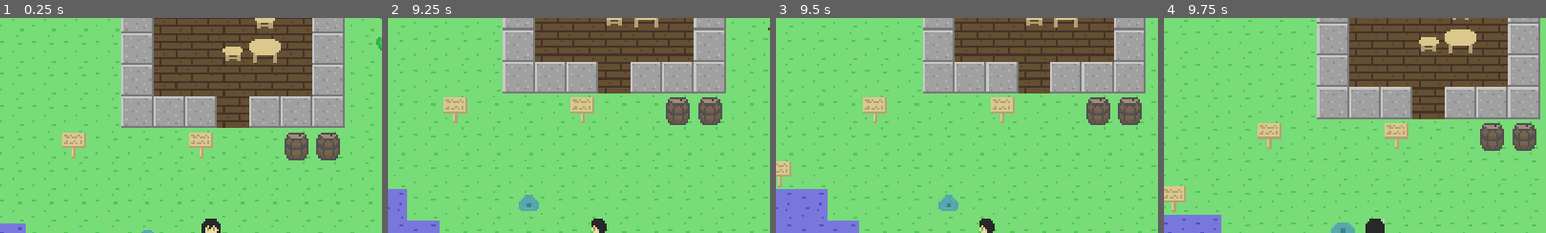
Above: before the commit, frames 1-4 (left to right).
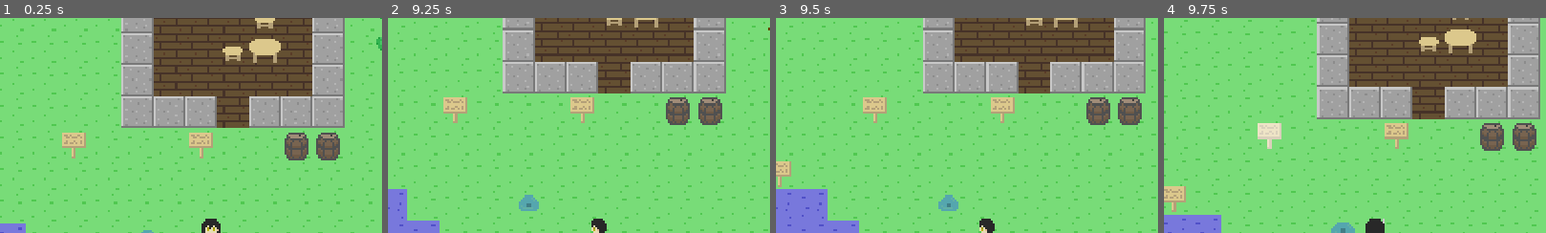
Above: after the commit, the same moments.

Repository: ktmage/test_game
Game: Godot game, scene res://main.tscn
Same seed, same stepped clock (60 frames per second), same inputs: the game is played once before the commit and once after it.
Inputs (mouse positions are % of the whole screen's width and height, from its top left):
- Up to frame 1 (0.25 s): no input
- Up to frame 2 (9.25 s): tap Enter at 0.5, 3.5, 8 s; move the mouse to (45, 70) at 0.52 s; press the mouse at (45, 70) at 0.53 s; hold Up (ui_up) 0.53-2.03 s; move the mouse to (80, 65) at 1.27 s; release the mouse at (80, 65) at 1.28 s; click (80, 65) at 1.35 s; tap Space at 2, 7.25 s; move the mouse to (20, 35) at 2.02 s; press the mouse at (20, 35) at 2.03 s; hold Left (ui_left) 2.03-3.53 s; move the mouse to (55, 50) at 2.77 s; release the mouse at (55, 50) at 2.78 s; click (55, 50) at 2.85 s; move the mouse to (35, 25) at 3.52 s; press the mouse at (35, 25) at 3.53 s; hold Down (ui_down) 3.53-4.28 s; move the mouse to (72, 45) at 4.27 s; release the mouse at (72, 45) at 4.28 s; hold Right (ui_right) 4.28-5.03 s; click (72, 45) at 4.35 s; move the mouse to (30, 55) at 5.02 s; press the mouse at (30, 55) at 5.03 s; hold Up (ui_up) 5.03-5.78 s; move the mouse to (60, 28) at 5.77 s; release the mouse at (60, 28) at 5.78 s; hold Right (ui_right) 5.78-8.03 s; click (60, 28) at 5.85 s; move the mouse to (45, 70) at 6.52 s; press the mouse at (45, 70) at 6.53 s; move the mouse to (80, 65) at 7.27 s; release the mouse at (80, 65) at 7.28 s; click (80, 65) at 7.35 s; move the mouse to (20, 35) at 8.02 s; press the mouse at (20, 35) at 8.03 s; hold Down (ui_down) 8.03-8.78 s; move the mouse to (55, 50) at 8.77 s; release the mouse at (55, 50) at 8.78 s; hold Left (ui_left) from 8.78 s (still down); click (55, 50) at 8.85 s
- Up to frame 3 (9.5 s): keep holding Left (ui_left)
- Up to frame 4 (9.75 s): move the mouse to (35, 25) at 9.52 s; release Left (ui_left) at 9.53 s; press the mouse at (35, 25) at 9.53 s; hold Up (ui_up) from 9.53 s (still down)
The pictures show only the part of the screen within x 22-72%, y 0-50%; the shares and areas given below are measured in that part.

Frames 1-3 are identical in both runs. In frame 4, 0.5% of the frame differs, in the area x 24-31%, y 48-61%.
Error before the commit: Parse Error: Could not find type "InteractionArea" in the current scope. (res://entity/interactive_object/signboard/signboard.gd:3)

Commit message:
[update] : 看板をクリックでインタラクト可能なオブジェクトに変更しました。

Diff:
--- a/entity/interactive_object/signboard/signboard.gd
+++ b/entity/interactive_object/signboard/signboard.gd
@@ -1,13 +1,4 @@
 extends StaticBody2D
 
-@onready var interaction_area: InteractionArea = $InteractionArea
-
-
-# Called when the node enters the scene tree for the first time.
-func _ready():
-	interaction_area.interact = Callable(self, "_on_interact")
-
-
-func _on_interact():
-	print("看板には何も書かれていない。")
+func _on_com_interactable_interacted():
 	TextboxManager.main_textbox("看板にはなにも書かれていない。")
--- a/entity/interactive_object/signboard/signboard.tscn
+++ b/entity/interactive_object/signboard/signboard.tscn
@@ -1,30 +1,41 @@
-[gd_scene load_steps=6 format=3 uid="uid://dk0rifobek3ie"]
+[gd_scene load_steps=8 format=3 uid="uid://dk0rifobek3ie"]
 
 [ext_resource type="Script" path="res://entity/interactive_object/signboard/signboard.gd" id="1_m3vut"]
 [ext_resource type="Texture2D" uid="uid://dbtnc4i5favep" path="res://map/tile_map_2_1.png" id="2_3de00"]
-[ext_resource type="PackedScene" uid="uid://csljf8ousc1q7" path="res://entity/interactive_object/interaction_area.tscn" id="3_kw2li"]
+[ext_resource type="PackedScene" uid="uid://csljf8ousc1q7" path="res://component/com_interactable/com_interactable.tscn" id="3_kw2li"]
+[ext_resource type="PackedScene" uid="uid://c6bx00phxjrgr" path="res://component/com_selectable/com_selectable.tscn" id="3_mn51y"]
 
 [sub_resource type="RectangleShape2D" id="RectangleShape2D_gduh4"]
 size = Vector2(16, 16)
 
-[sub_resource type="CircleShape2D" id="CircleShape2D_b47kx"]
+[sub_resource type="CircleShape2D" id="CircleShape2D_bpqat"]
 radius = 20.0
+
+[sub_resource type="RectangleShape2D" id="RectangleShape2D_2jjvf"]
+size = Vector2(12, 13)
 
 [node name="Signboard" type="StaticBody2D" groups=["InteractiveObject"]]
 script = ExtResource("1_m3vut")
 
 [node name="Sprite2D" type="Sprite2D" parent="."]
 texture = ExtResource("2_3de00")
-hframes = 4
-vframes = 2
-frame = 5
+region_enabled = true
+region_rect = Rect2(16, 16, 16, 16)
 
 [node name="CollisionShape2D" type="CollisionShape2D" parent="."]
-visible = false
 shape = SubResource("RectangleShape2D_gduh4")
 
-[node name="InteractionArea" parent="." instance=ExtResource("3_kw2li")]
-visible = false
+[node name="com_interactable" parent="." node_paths=PackedStringArray("com_selectable") instance=ExtResource("3_kw2li")]
+com_selectable = NodePath("../com_selectable")
 
-[node name="CollisionShape2D" type="CollisionShape2D" parent="InteractionArea"]
-shape = SubResource("CircleShape2D_b47kx")
+[node name="CollisionShape2D" type="CollisionShape2D" parent="com_interactable"]
+shape = SubResource("CircleShape2D_bpqat")
+
+[node name="com_selectable" parent="." node_paths=PackedStringArray("sprite_2d") instance=ExtResource("3_mn51y")]
+sprite_2d = NodePath("../Sprite2D")
+
+[node name="CollisionShape2D" type="CollisionShape2D" parent="com_selectable"]
+position = Vector2(0, 0.5)
+shape = SubResource("RectangleShape2D_2jjvf")
+
+[connection signal="interacted" from="com_interactable" to="." method="_on_com_interactable_interacted"]
